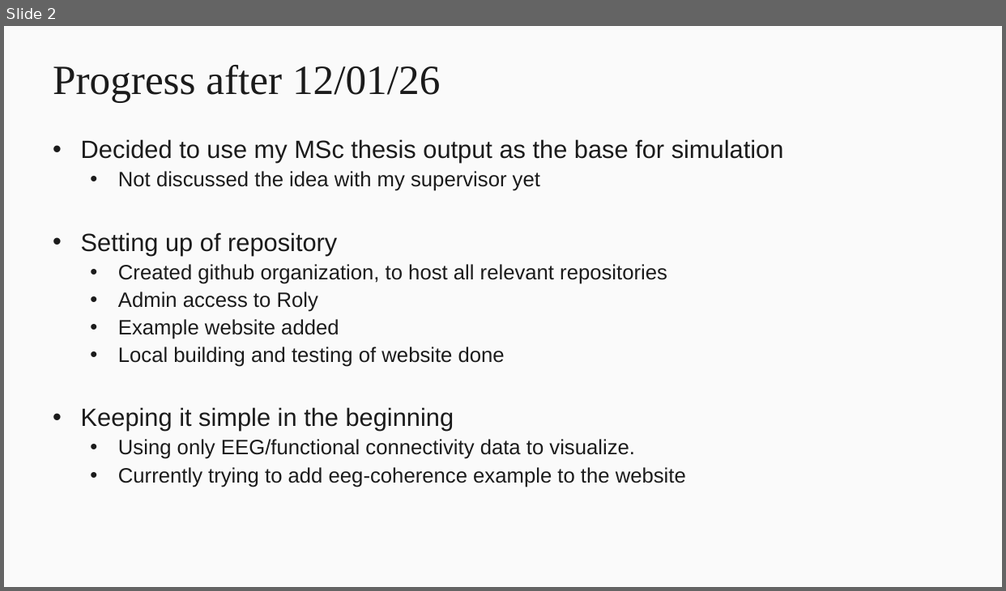
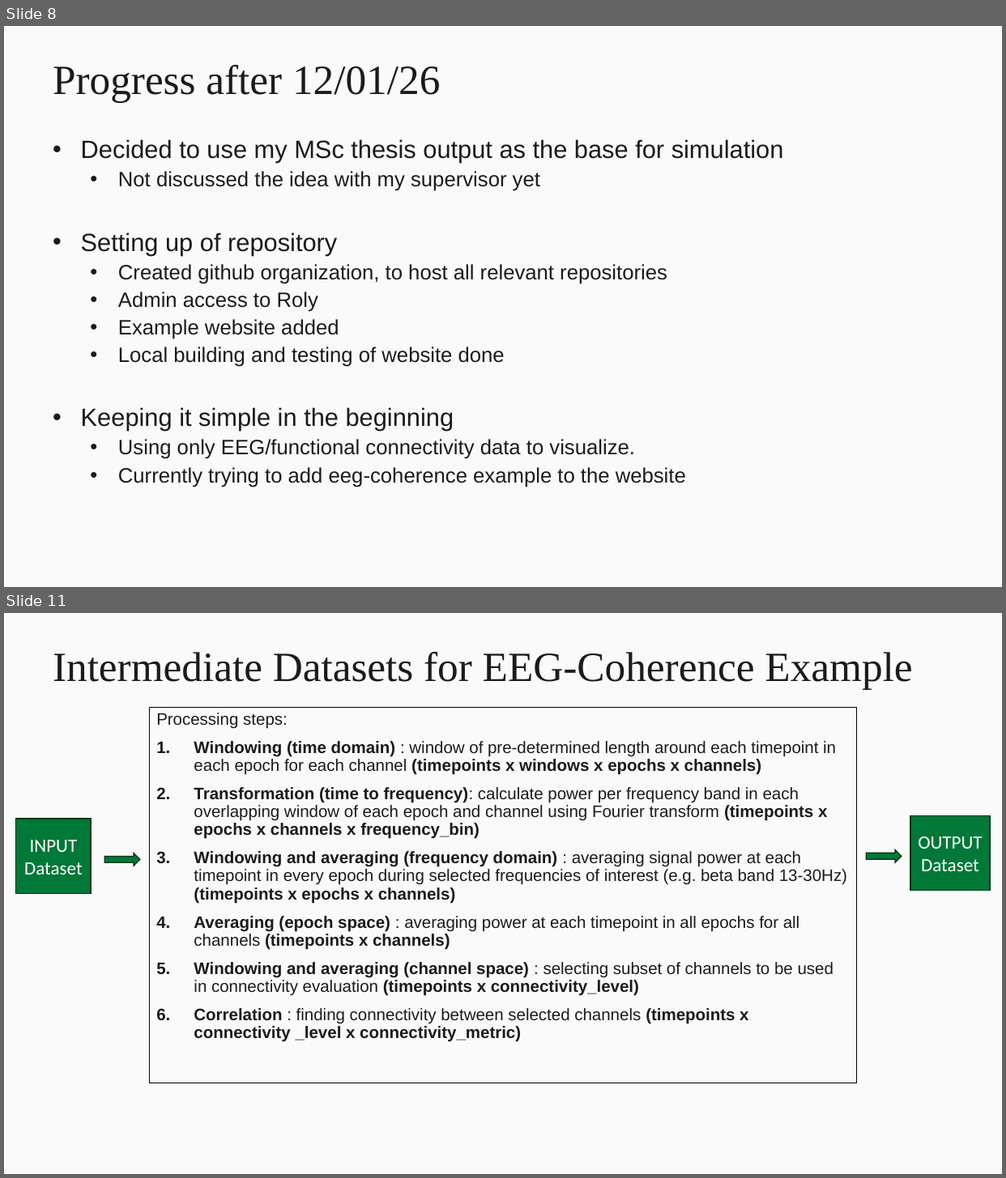
Before and after one commit to neuro-kp/neuro-fluid, a slide deck: doc/fluid_neural_data_example.pptx. Shown one above the other, each under a label of ours: slide 2 before the commit, slides 8 and 11 after it; the slides between them are not shown. The pictures are 1006x591 and 1006x1178 pixels, drawn with LibreOffice and Linux fonts; fonts in the diff are those of the drawing; background and template pictures are left out. Boxes give left, top, right and bottom in pixels: in the first picture for what was removed or moved away, otherwise in the second. Text is boxed around its words. In the diff, an @@ line names an element or a change of style, - is before the commit and + after.

Commit message:
Added processing steps for EEG dataset

```diff
--- a/doc/fluid_neural_data_example.pptx
+++ b/doc/fluid_neural_data_example.pptx
@@ slide 11 added at [4, 613, 1002, 1174], background #FAFAFA @@
@@ title added at [53, 652, 912, 690], 40 pt, text #1B1B1B @@
+Intermediate Datasets for EEG-Coherence Example
@@ text added at [149, 707, 858, 1084], outline #000000 0.75 pt, 16 pt, text #1B1B1B @@
+Processing steps:
+1. Windowing (time domain) : window of pre-determined length around each timepoint in each epoch for each channel (timepoints x windows x epochs x channels)
+2. Transformation (time to frequency): calculate power per frequency band in each overlapping window of each epoch and channel using Fourier transform (timepoints x epochs x channels x frequency_bin)
+3. Windowing and averaging (frequency domain) : averaging signal power at each timepoint in every epoch during selected frequencies of interest (e.g. beta band 13-30Hz) (timepoints x epochs x channels)
+4. Averaging (epoch space) : averaging power at each timepoint in all epochs for all channels (timepoints x channels)
+5. Windowing and averaging (channel space) : selecting subset of channels to be used in connectivity evaluation (timepoints x connectivity_level)
+6. Correlation : finding connectivity between selected channels (timepoints x connectivity _level x connectivity_metric)
@@ rectangle added at [16, 819, 91, 894], fill #007838, outline #003519 1 pt, 18 pt, text #FFFFFF @@
+INPUT Dataset
@@ rectangle added at [910, 815, 990, 891], fill #007838, outline #003519 1 pt, 18 pt, text #FFFFFF @@
+OUTPUT Dataset
@@ right arrow added at [104, 854, 139, 866], fill #007838, outline #003519 1 pt @@
@@ right arrow added at [867, 850, 901, 863], fill #007838, outline #003519 1 pt @@
@@ what was slide 2 is now slide 8 @@
```
Also in this commit, not shown: 2 other slides added.
